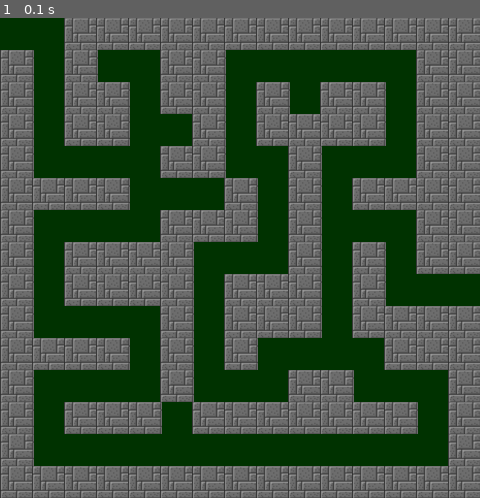
Above: before the commit, frame 1.
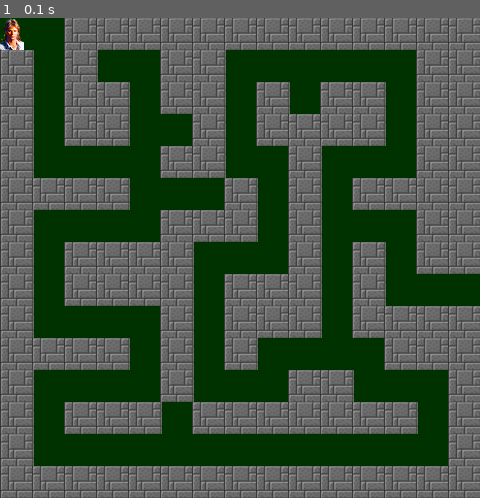
Above: after the commit, the same moment.

Repository: MaryOC2577/Projet-3
Game: pygame game, started from maze/__main__.py
The game is run twice, just before and just after one commit, with the same random seed, the same clock (stepped at 60 frames per second) and the same inputs.
Inputs:
- Up to frame 1 (0.1 s): no input

The runs differ from the first frame. In frame 1, 0.2% of the frame differs, in the area x 0-5%, y 0-7%.

Commit message:
Update pyview 2

Diff:
--- a/maze/view/pyview.py
+++ b/maze/view/pyview.py
@@ -20,6 +20,9 @@
         self.wall = pygame.image.load(
             "c:/Users/Utilisateur/OneDrive/Documents/prog/projet3/maze/data/wall.png"
         )
+        self.hero = pygame.image.load(
+            "c:/Users/Utilisateur/OneDrive/Documents/prog/projet3/maze/data/hero.png"
+        )
 
     def display(self, maze):
         """Main method."""
@@ -37,6 +40,13 @@
                     self.screen.blit(
                         self.wall, (position[0] * 32, position[1] * 32)
                     )
+                elif position in maze.paths:
+                    items_positions = [item.position for item in maze.items]
+                    items_char = [item.char for item in maze.items]
+                    if position == maze.hero.position:
+                        self.screen.blit(
+                            self.hero, (position[0] * 32, position[1] * 32)
+                        )
 
         pygame.display.flip()
 
Binary file changed: maze/data/hero.png
